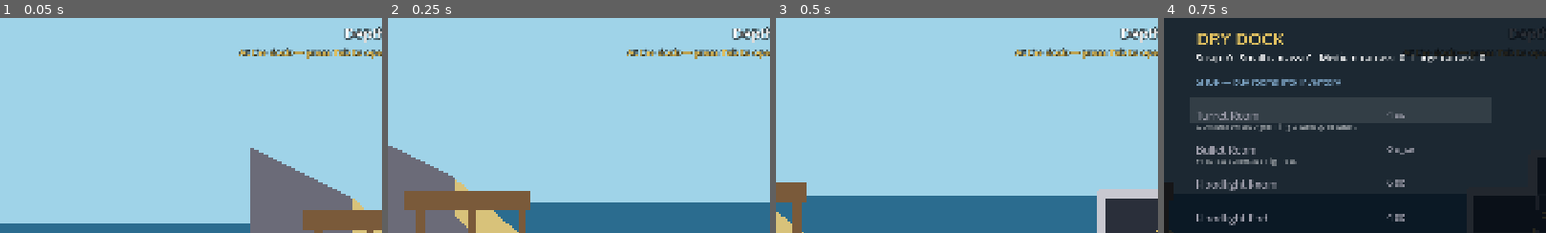
Above: before the commit, frames 1-4 (left to right).
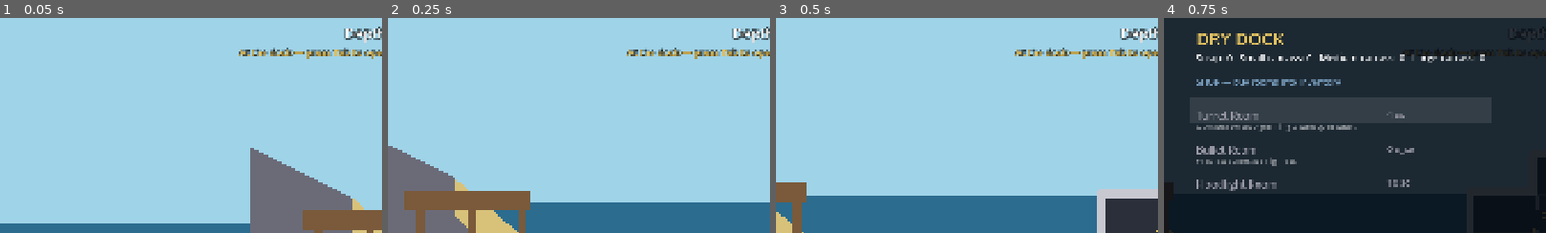
Above: after the commit, the same moments.

Repository: SnirNehemia/deeper
Game: Godot game, scene res://scenes/world.tscn
The game is run twice, just before and just after one commit, with the same random seed, the same clock (stepped at 60 frames per second) and the same inputs.
Inputs:
- Up to frame 1 (0.05 s): no input
- Up to frame 2 (0.25 s): no input
- Up to frame 3 (0.5 s): no input
- Up to frame 4 (0.75 s): tap Enter at 0.5 s; hold D from 0.53 s (still down); tap Tab at 0.6 s
The pictures show only the part of the screen within x 0-50%, y 0-50%; the shares and areas given below are measured in that part.

Frames 1-3 are identical in both runs. In frame 4, 0.5% of the frame differs, in the area x 8-65%, y 75-97%.

Commit message:
M4-16: bundle floodlight room+pod, smarter weapon placement, claw clearance
- ModuleCatalog: floodlight_room's cost (10 sc) now covers its pod too;
  floodlight_pod has no separate price, so SaveData.buy_room("floodlight_room")
  grants both into inventory in one purchase (DECISIONS.md round 4).
- DryDock: placing the floodlight room chains straight into pod
  face-selection if the pod is still in inventory.
- SubVisual/Sub: placeholder visuals for the floodlight room (console mark)
  and its attached pod (lamp + beam on the chosen exterior face) - neither
  rendered anything before.
- _try_place_room auto-flips a turret/bullet room to the open firing side
  when its default (bow-ward) placement is blocked; SaveData.rotate_room/
  rotate_room_violations + a new "Rotate" cell-menu option let a placed gun
  room flip its firing direction later if still legal.
- SubValidator rule 9 + SubLayout.reserved_cells(): the cell below a placed
  Claw Room must stay clear for its drop path.
- Updated test_shop/test_dock_shop_ui for the bundled floodlight purchase.

Co-Authored-By: Claude Sonnet 4.6 <noreply@anthropic.com>

Diff:
--- a/autoload/save_data.gd
+++ b/autoload/save_data.gd
@@ -159,6 +159,10 @@
 	for code in cost:
 		_add_resource(code, -int(cost[code]))
 	layout.inventory[id] = int(layout.inventory.get(id, 0)) + 1
+	if id == "floodlight_room":
+		# Bundled purchase (2026-06-19, DECISIONS.md round 4): the room's price
+		# also covers its floodlight pod, so buying the room grants both.
+		layout.inventory["floodlight_pod"] = int(layout.inventory.get("floodlight_pod", 0)) + 1
 	save_data()
 	return true
 
@@ -313,3 +317,30 @@
 	layout = SubLayout.starting_layout()
 	if FileAccess.file_exists(SAVE_PATH):
 		DirAccess.remove_absolute(ProjectSettings.globalize_path(SAVE_PATH))
+
+## Flip a placed room's `mirrored` flag in place (2026-06-19, weapon-rotation
+## UX) -- e.g. a turret room firing bow-ward turns to fire stern-ward, or back.
+## Fails (false), with no state change, if there's no placement at `pos` or
+## flipping it would make the layout fail `SubValidator.validate` (most often
+## rule 5/8 -- the new firing face would be blocked or not at the row's end).
+func rotate_room(pos: Vector2i) -> bool:
+	return rotate_room_violations(pos).is_empty() and _commit_rotate_room(pos)
+
+## The validation violations that flipping the placement at `pos` would cause,
+## without committing anything -- empty means the rotation is legal. Also
+## empty (a no-op "legal") if there's no placement at `pos`.
+func rotate_room_violations(pos: Vector2i) -> Array:
+	var candidate := SubLayout.from_dict(layout.to_dict())
+	for p in candidate.placements:
+		if p.grid_pos == pos:
+			p.mirrored = not p.mirrored
+			return SubValidator.validate(candidate)["violations"]
+	return []
+
+func _commit_rotate_room(pos: Vector2i) -> bool:
+	for p in layout.placements:
+		if p.grid_pos == pos:
+			p.mirrored = not p.mirrored
+			save_data()
+			return true
+	return false
--- a/scripts/placeholder_art.gd
+++ b/scripts/placeholder_art.gd
@@ -19,6 +19,7 @@
 const SUB_STRUCTURE := Color("8a8f9c")    ## floors/walls/headers
 const SUB_FLOOR := Color("4a5160")        ## floor deck highlight
 const LADDER_COLOR := Color("e0c060")     ## ladder rails/rungs
+const FLOODLIGHT_COLOR := Color("f5e6a0")  ## floodlight pod lens/beam (warm white)
 const INTERIOR_WATER := Color(0.16, 0.42, 0.58, 0.75)  ## flooding water in a room
 const BREACH_COLOR := Color("ff8c3a")     ## generic danger hue (alert flash)
 # Breach severity tiers (playtest #3): distinct colour + size so the crew can
--- a/scripts/sub/module_catalog.gd
+++ b/scripts/sub/module_catalog.gd
@@ -75,16 +75,22 @@
 	def.display_name = "Floodlight Room"
 	def.footprint = Vector2i(1, 1)
 	def.can_host_pod = true
-	def.cost = {"sc": 6}
+	def.cost = {"sc": 10}  # bundled price covers the room + its pod (2026-06-19)
 	return def
 
+## The floodlight pod is no longer sold separately (2026-06-19): buying the
+## Floodlight Room (above) grants both the room and this pod into inventory
+## in one purchase (SaveData.buy_room), per DECISIONS.md round 4. This entry
+## stays in the catalog (empty cost keeps it out of purchasable_pods()) so
+## ModuleCatalog.by_id("floodlight_pod") and SubValidator pod-placement rules
+## still resolve normally.
 static func _floodlight_pod() -> ModuleDef:
 	var def := ModuleDef.new()
 	def.id = "floodlight_pod"
 	def.display_name = "Floodlight Pod"
 	def.is_pod = true
 	def.footprint = Vector2i(0, 0)
-	def.cost = {"sc": 4}  # MODULAR_SUB_IMPLEMENTATION.md §8
+	def.cost = {}
 	return def
 
 ## The modules a player can buy into inventory at the dock right now: not core
--- a/scripts/sub/sub.gd
+++ b/scripts/sub/sub.gd
@@ -116,6 +116,19 @@
 ## `_gun_room_anchors` helper, consumed by `_build_bullet_room`.
 var _bullet_rooms: Array = []
 
+## Sub-local exterior rects for each attached floodlight pod (M4-9c placeholder
+## visual, 2026-06-19): one rect per `SubLayout.PodPlacement` with
+## pod_id == "floodlight_pod", a small lamp box just outside its host cell's
+## attached face. Read by SubVisual._draw_floodlights.
+## Each entry: {"rect": Rect2, "face": String} — sub-local lamp box + which
+## hull face it's attached to ("top"/"bottom"/"left"/"right").
+var _floodlight_pods: Array[Dictionary] = []
+
+## Sub-local seat positions, one per placed `floodlight_room` (M4-9c
+## placeholder visual): a small switch/console mark on the room floor, so an
+## empty-looking room reads as "the floodlight control station".
+var _floodlight_seats: Array[Vector2] = []
+
 func _ready() -> void:
 	collision_layer = Layers.SUB_HULL
 	collision_mask = Layers.TERRAIN
@@ -274,6 +287,36 @@
 	# to — validate() rule 5 already guarantees that side is exterior).
 	_turret_rooms = _gun_room_anchors("turret_room", crew_half)
 	_bullet_rooms = _gun_room_anchors("bullet_room", crew_half)
+
+	# Placed floodlight rooms: a console mark in s3, like the helm/gun seats.
+	_floodlight_seats = []
+	for room in geometry.rooms:
+		if room.module_id == "floodlight_room":
+			var floor_y := room.rect.position.y + room.rect.size.y
+			_floodlight_seats.append(Vector2(_section_x(room, 3), floor_y - crew_half))
+
+	# Attached floodlight pods (M4-9c placeholder visual): a small lamp box
+	# just outside the host cell's attached face.
+	_floodlight_pods = []
+	const LAMP_T := 18.0
+	for pod in SaveData.layout.pods:
+		if pod.pod_id != "floodlight_pod":
+			continue
+		var index := geometry.index_at(pod.host_cell)
+		if index < 0:
+			continue
+		var r := geometry.rooms[index].rect
+		var lamp_rect: Rect2
+		match pod.face:
+			"top":
+				lamp_rect = Rect2(r.position.x, r.position.y - LAMP_T, r.size.x, LAMP_T)
+			"bottom":
+				lamp_rect = Rect2(r.position.x, r.position.y + r.size.y, r.size.x, LAMP_T)
+			"left":
+				lamp_rect = Rect2(r.position.x - LAMP_T, r.position.y, LAMP_T, r.size.y)
+			"right", _:
+				lamp_rect = Rect2(r.position.x + r.size.x, r.position.y, LAMP_T, r.size.y)
+		_floodlight_pods.append({"rect": lamp_rect, "face": pod.face})
 
 ## One {"room", "seat", "tube", "facing"} entry per placed room of `module_id`
 ## with a firing-face gun: gunner seat in s3, tube just outside the firing-face
@@ -309,6 +352,13 @@
 	if _turret_rooms.is_empty():
 		return Vector2.ZERO
 	return _turret_rooms[0]["tube"]
+## Sub-local seats for each placed floodlight room's console mark.
+func floodlight_seats_local() -> Array[Vector2]:
+	return _floodlight_seats
+## Sub-local lamp box + face for each attached floodlight pod.
+func floodlight_pods() -> Array[Dictionary]:
+	return _floodlight_pods
+
 func claw_seat_local() -> Vector2:
 	return _claw_seat
 func claw_anchor_local() -> Vector2:
--- a/scripts/sub/sub_layout.gd
+++ b/scripts/sub/sub_layout.gd
@@ -202,6 +202,8 @@
 		var def := ModuleCatalog.by_id(p.module_id)
 		if def != null and def.has_firing_face:
 			reserved.append(p.grid_pos + SubValidator._firing_face_offset(p.mirrored))
+		if p.module_id == "claw_room":
+			reserved.append(p.grid_pos + Vector2i(0, 1))
 	return reserved
 
 func buyable_slot_positions() -> Array:
--- a/scripts/sub/sub_validator.gd
+++ b/scripts/sub/sub_validator.gd
@@ -145,6 +145,16 @@
 		if p.grid_pos.x != row_min_x and p.grid_pos.x != row_max_x:
 			violations.append("The %s must sit at the far left or right edge of its level." % p.module_id)
 
+	# Rule 9: clear claw drop — the cell directly below a placed claw_room must
+	# stay empty (`occupied`, so an owned slot blocks it too) so the salvage
+	# claw has a clear path to drop through the hull (2026-06-19, "weapon-like
+	# claw placement"). Like rules 5/8, this only considers placed rooms.
+	for p in layout.placements:
+		if p.module_id == "claw_room":
+			var below := p.grid_pos + Vector2i(0, 1)
+			if below in occupied:
+				violations.append("The claw's drop path below the Claw Room is blocked.")
+
 	# Rule 6: pod faces — a pod attaches only to an exterior face of an
 	# occupied cell that's built to host pods (ModuleDef.can_host_pod, e.g. the
 	# Floodlight Room); one pod per face.
--- a/scripts/sub/sub_visual.gd
+++ b/scripts/sub/sub_visual.gd
@@ -53,6 +53,9 @@
 	_draw_claw_console(sub)
 	_draw_storage_pen(sub)
 	_draw_claw()
+	for seat in sub.floodlight_seats_local():
+		_draw_console(seat)
+	_draw_floodlight_pods(sub)
 	_draw_water(sub)
 
 ## A small console box + dial standing on the floor at a seat (sub-local).
@@ -162,6 +165,31 @@
 		else:
 			draw_circle(p, 5.0, PlaceholderArt.CARCASS_COLOR)
 
+## Attached floodlight pods (M4-9c placeholder visual): a lamp box just outside
+## the hull, plus a beam fanning out from it across the host's exterior face.
+func _draw_floodlight_pods(sub: Sub) -> void:
+	var beam := PlaceholderArt.FLOODLIGHT_COLOR
+	var beam_color := Color(beam.r, beam.g, beam.b, 0.35)
+	var beam_dirs := {
+		"top": Vector2(0.0, -1.0), "bottom": Vector2(0.0, 1.0),
+		"left": Vector2(-1.0, 0.0), "right": Vector2(1.0, 0.0),
+	}
+	for pod in sub.floodlight_pods():
+		var r: Rect2 = pod["rect"]
+		draw_rect(r, PlaceholderArt.SUB_STRUCTURE)
+		var center := r.get_center()
+		var dir: Vector2 = beam_dirs.get(pod["face"], Vector2.ZERO)
+		draw_circle(center, 6.0, beam)
+		var tip := center + dir * 120.0
+		# The beam fans out perpendicular to its travel direction.
+		var spread: Vector2 = Vector2(0.0, r.size.y * 0.4) if dir.x != 0.0 \
+			else Vector2(r.size.x * 0.4, 0.0)
+		draw_colored_polygon(PackedVector2Array([
+			center - spread,
+			center + spread,
+			tip,
+		]), beam_color)
+
 ## Flooding water: a flat rect rising from each room's floor. Drawn last.
 func _draw_water(sub: Sub) -> void:
 	for i in sub.active_room_count():
--- a/scripts/ui/dry_dock.gd
+++ b/scripts/ui/dry_dock.gd
@@ -198,7 +198,8 @@
 	match item["type"]:
 		"place_room":
 			_try_place_room(_assembly_cursor, item["id"], _place_mirrored)
-			_close_menu()
+			if not _face_select:
+				_close_menu()
 		"return_room":
 			_try_return_room(_assembly_cursor)
 			_close_menu()
@@ -207,6 +208,9 @@
 			_close_menu()
 		"place_pod":
 			_enter_face_select(item["id"])
+		"rotate_room":
+			_try_rotate_room(_assembly_cursor)
+			_close_menu()
 
 ## Drops into face-selection for attaching `pod_id` to the cursor's cell —
 ## only the cell's exterior faces are offered ("only on outer edges of the
@@ -270,6 +274,8 @@
 			return label
 		"return_room":
 			return "Return %s to inventory" % name
+		"rotate_room":
+			return "Rotate %s (flip firing direction)" % name
 		"place_pod":
 			return "Attach pod: %s" % name
 		"return_pod":
@@ -353,6 +359,8 @@
 		return menu
 	if SaveData._is_relocatable(placed_def):
 		menu.append({"type": "return_room", "id": placed_id})
+	if placed_def.has_firing_face and SaveData.rotate_room_violations(cell).is_empty():
+		menu.append({"type": "rotate_room", "id": placed_id})
 	if placed_def.can_host_pod:
 		for id in SaveData.layout.inventory:
 			if int(SaveData.layout.inventory[id]) <= 0:
@@ -396,8 +404,21 @@
 		_note = "Slot bought at (%d, %d)!" % [pos.x, pos.y]
 		_rebuild_assembly_entries()
 
+## Places `id` at `pos`. For a firing-face room (turret/bullet), `mirrored` is
+## only the player's *explicit* choice (set by pressing M in the menu) — if
+## the player hasn't toggled it and the default bow-ward (unmirrored) facing
+## is blocked, this falls back to stern-ward (mirrored) automatically
+## (2026-06-19, "more intuitive weapon placement"). An explicit choice that's
+## illegal is reported as-is, with no silent fallback.
 func _try_place_room(pos: Vector2i, id: String, mirrored: bool) -> void:
 	var violations := SaveData.place_room_violations(id, pos, mirrored)
+	if not violations.is_empty() and not mirrored:
+		var def := ModuleCatalog.by_id(id)
+		if def != null and def.has_firing_face:
+			var flipped := SaveData.place_room_violations(id, pos, true)
+			if flipped.is_empty():
+				mirrored = true
+				violations = flipped
 	if not violations.is_empty():
 		_note = violations[0]
 		return
@@ -406,6 +427,20 @@
 		var def := ModuleCatalog.by_id(id)
 		_note = "%s placed!" % (def.display_name if def != null else id)
 		_rebuild_shop_entries()
+		_rebuild_assembly_entries()
+		if id == "floodlight_room" and int(SaveData.layout.inventory.get("floodlight_pod", 0)) > 0:
+			_enter_face_select("floodlight_pod")
+
+## Flips a placed firing-face room's direction (2026-06-19). No-op (with a
+## note) if SaveData refuses — the flipped facing would be illegal.
+func _try_rotate_room(pos: Vector2i) -> void:
+	var violations := SaveData.rotate_room_violations(pos)
+	if not violations.is_empty():
+		_note = violations[0]
+		return
+	if SaveData.rotate_room(pos):
+		_changed = true
+		_note = "Rotated."
 		_rebuild_assembly_entries()
 
 ## Picks the placed room at `pos` back up into inventory (2026-06-14 Assembly
--- a/tests/test_dock_shop_ui.gd
+++ b/tests/test_dock_shop_ui.gd
@@ -27,11 +27,13 @@
 	_check(room_entry["type"] == "room", "the first shop entry is a purchasable room")
 	var def: ModuleDef = room_entry["def"]
 
+	# The floodlight pod is no longer sold separately (2026-06-19): buying the
+	# Floodlight Room bundles it in, so purchasable_pods() is now empty.
 	var found_pod := false
 	for entry in dock._shop_entries:
 		if entry["type"] == "pod":
 			found_pod = true
-	_check(found_pod, "the shop also lists at least one purchasable pod")
+	_check(not found_pod, "the shop no longer lists a separately purchasable pod")
 
 	# Buying with too little money is refused.
 	SaveData.banked_scrap = 0
@@ -200,9 +202,11 @@
 	SaveData.banked_scrap = 1000
 	var fl_pos: Vector2i = SaveData.layout.buyable_slot_positions()[0]
 	_check(SaveData.buy_slot(fl_pos), "buy a slot for the Floodlight Room")
+	# Buying the room bundles in its pod (2026-06-19, DECISIONS.md round 4).
 	_check(SaveData.buy_room("floodlight_room"), "buy a Floodlight Room into inventory")
+	_check(int(SaveData.layout.inventory.get("floodlight_pod", 0)) == 1,
+		"buying the Floodlight Room also grants its pod into inventory")
 	_check(SaveData.place_room("floodlight_room", fl_pos, false), "place the Floodlight Room")
-	_check(SaveData.buy_pod("floodlight_pod"), "buy a Floodlight Pod into inventory")
 	dock._rebuild_assembly_entries()
 
 	dock._assembly_cursor = fl_pos
--- a/tests/test_shop.gd
+++ b/tests/test_shop.gd
@@ -281,16 +281,22 @@
 		"returning a room to inventory doesn't change the price of other slots")
 
 func _test_buy_pod_into_inventory() -> void:
+	# The floodlight pod is no longer sold separately (2026-06-19,
+	# DECISIONS.md round 4) — buying the Floodlight Room bundles it in.
 	print("[buy a pod into inventory]")
 	SaveData.reset_for_test()
 	SaveData.banked_scrap = 20
-	var cost: Dictionary = ModuleCatalog.by_id("floodlight_pod").cost_bundle()
-	var ok := SaveData.buy_pod("floodlight_pod")
-	_check(ok, "buying the floodlight pod with enough scrap succeeds")
+	_check(not SaveData.buy_pod("floodlight_pod"),
+		"the floodlight pod can no longer be bought separately")
+	var cost: Dictionary = ModuleCatalog.by_id("floodlight_room").cost_bundle()
+	var ok := SaveData.buy_room("floodlight_room")
+	_check(ok, "buying the floodlight room with enough scrap succeeds")
+	_check(SaveData.layout.inventory.get("floodlight_room", 0) == 1,
+		"the bought room lands in inventory")
 	_check(SaveData.layout.inventory.get("floodlight_pod", 0) == 1,
-		"the bought pod lands in inventory")
+		"its bundled pod also lands in inventory")
 	_check(SaveData.banked_scrap == 20 - int(cost.get("sc", 0)),
-		"the pod's scrap cost was deducted")
+		"the bundle's scrap cost was deducted")
 
 func _test_buy_pod_refused_when_broke() -> void:
 	print("[pod too expensive]")
@@ -322,7 +328,6 @@
 	SaveData.reset_for_test()
 	SaveData.banked_scrap = 1000
 	_setup_floodlight_room()
-	SaveData.buy_pod("floodlight_pod")
 	var ok := SaveData.place_pod("floodlight_pod", Vector2i(3, 1), "right")
 	_check(ok, "attaching the floodlight pod to its room's exterior face succeeds")
 	_check(SaveData.layout.inventory.get("floodlight_pod", 0) == 0,
@@ -335,7 +340,6 @@
 	SaveData.reset_for_test()
 	SaveData.banked_scrap = 1000
 	_setup_floodlight_room()
-	SaveData.buy_pod("floodlight_pod")
 	# The floodlight room's left face (2,1) is storage — not exterior.
 	var ok := SaveData.place_pod("floodlight_pod", Vector2i(3, 1), "left")
 	_check(not ok, "attaching a pod to a non-exterior face is refused")
@@ -348,7 +352,7 @@
 	print("[pod refused on a room that can't host it]")
 	SaveData.reset_for_test()
 	SaveData.banked_scrap = 1000
-	SaveData.buy_pod("floodlight_pod")
+	SaveData.buy_room("floodlight_room")  # bundles the pod into inventory
 	# Turret room's top face (2,-1) is exterior, but it isn't built to host a pod.
 	var ok := SaveData.place_pod("floodlight_pod", Vector2i(2, 0), "top")
 	_check(not ok, "attaching a pod to a room that can't host it is refused")
@@ -362,6 +366,9 @@
 	SaveData.reset_for_test()
 	SaveData.banked_scrap = 1000
 	_setup_floodlight_room()
+	# Buying the room bundles in its pod (2026-06-19) — remove it to test the
+	# "not in inventory" case on its own.
+	SaveData.layout.inventory.erase("floodlight_pod")
 	var ok := SaveData.place_pod("floodlight_pod", Vector2i(3, 1), "right")
 	_check(not ok, "attaching a pod not owned in inventory is refused")
 	_check(SaveData.layout.pods.is_empty(), "no pod was attached")
@@ -371,7 +378,6 @@
 	SaveData.reset_for_test()
 	SaveData.banked_scrap = 1000
 	_setup_floodlight_room()
-	SaveData.buy_pod("floodlight_pod")
 	SaveData.place_pod("floodlight_pod", Vector2i(3, 1), "right")
 	var ok := SaveData.return_pod_to_inventory(Vector2i(3, 1), "right")
 	_check(ok, "detaching an attached pod succeeds")
Not shown, changed: DECISIONS.md
Not shown, changed: STATUS.md
